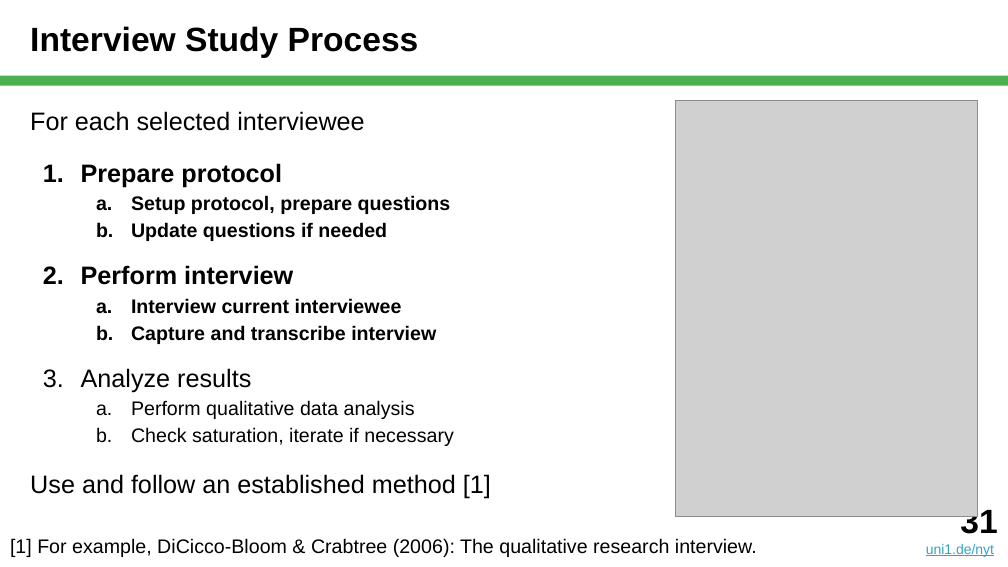
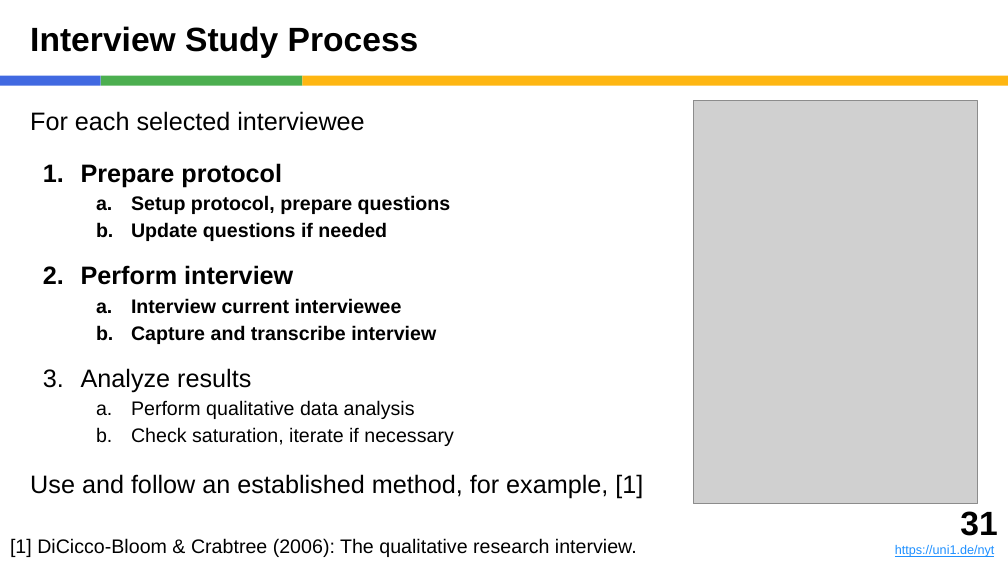
Before and after one commit to dirkriehle/nyt-course, a slide deck: slide 31 of Lecture slides/NYT C03 - Qualitative Surveys.pptx. Drawn at 1008x567 pixels with LibreOffice and Linux fonts; fonts in the diff are those of the drawing; grey boxes stand for pictures. Boxes give left, top, right and bottom in pixels: in the first picture for what was removed or moved away, otherwise in the second. Text is boxed around its words. In the diff, an @@ line names an element or a change of style, - is before the commit and + after.

```diff
--- a/Lecture slides/NYT C03 - Qualitative Surveys.pptx
+++ b/Lecture slides/NYT C03 - Qualitative Surveys.pptx
@@ rectangle added at [0, 76, 101, 86], fill #4169E1 @@
@@ rectangle added at [101, 76, 302, 86], fill #4CAF50 @@
@@ rectangle: place and size @@
-rectangle at [0, 76, 1008, 86]
+rectangle at [302, 76, 1008, 86]
@@ rectangle at [302, 76, 1008, 86]: fill #4CAF50 to #FEB612 @@
@@ picture: place and size @@
-picture at [675, 101, 978, 517]
+picture at [694, 101, 978, 504]
@@ text at [30, 474, 643, 499]: text changed @@
-Use and follow an established method [1]
+Use and follow an established method, for example, [1]
@@ text: place and size @@
-text at [926, 506, 997, 557]
+text at [895, 511, 997, 557]
@@ text at [10, 538, 637, 557]: text changed @@
-[1] For example, DiCicco‐Bloom & Crabtree (2006): The qualitative research interview.
+[1] DiCicco‐Bloom & Crabtree (2006): The qualitative research interview.
@@ text at [895, 545, 994, 557]: text changed; size 10 to 9 pt; text colour #34A3C5 to #1E90FF @@
-uni1.de/nyt
+https://uni1.de/nyt
```
Also in this commit, not shown: 48 other slides changed, 1 slide added, 3 other files.
